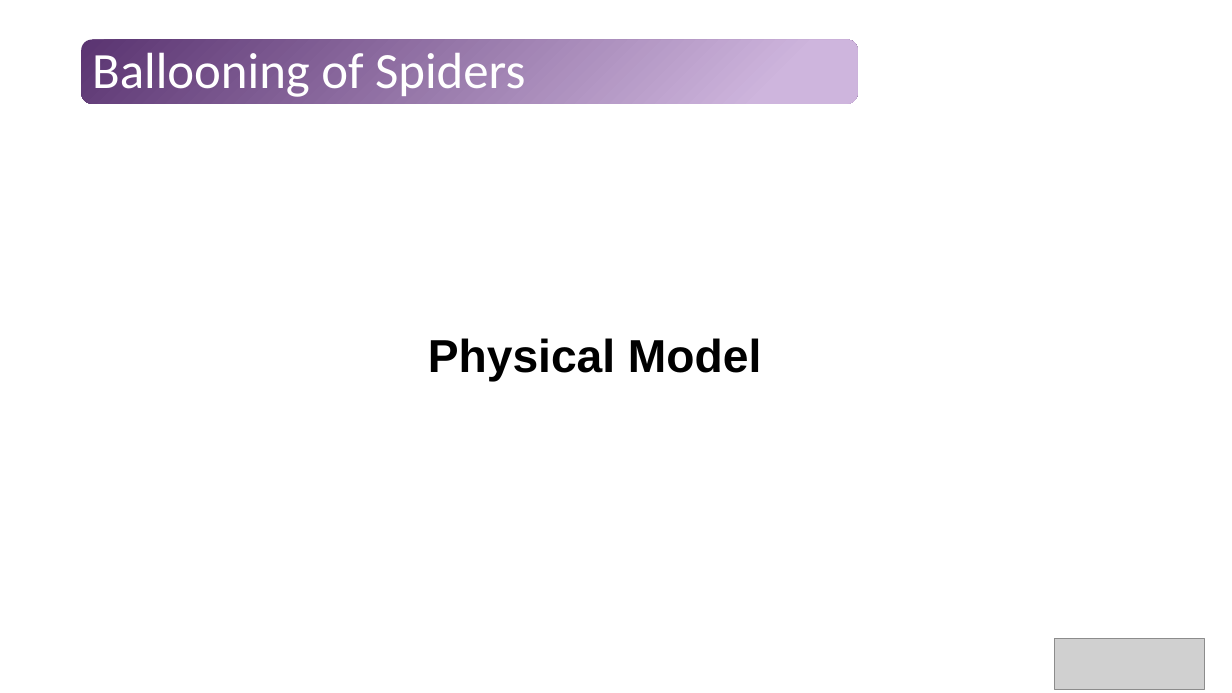
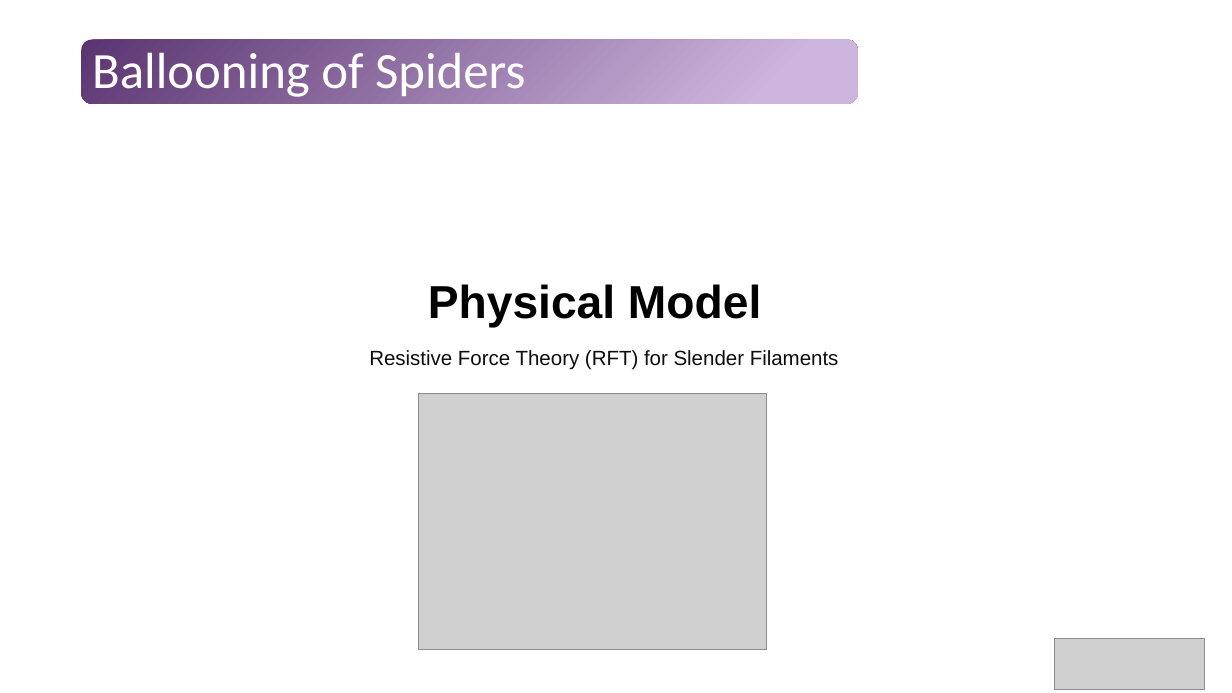
Before and after one commit to Tavi681/PoliPhysics, a slide deck: slide 4 of Tema 1/paper/Tema1.pptx (slide 3 before the commit). Drawn at 1232x693 pixels with LibreOffice and Linux fonts; fonts in the diff are those of the drawing; grey boxes stand for pictures. Boxes give left, top, right and bottom in pixels: in the first picture for what was removed or moved away, otherwise in the second. Text is boxed around its words. In the diff, an @@ line names an element or a change of style, - is before the commit and + after.

```diff
--- a/Tema 1/paper/Tema1.pptx
+++ b/Tema 1/paper/Tema1.pptx
@@ text "Physical Model": place and size @@
-text "Physical Model" at box(428, 338, 761, 381)
+text "Physical Model" at box(428, 284, 761, 328)
@@ text added at box(369, 350, 839, 370), 16 pt, text #0D0D0D @@
+Resistive Force Theory (RFT) for Slender Filaments
@@ picture added at box(419, 394, 766, 650) @@
```
Also in this commit, not shown: 8 slides added, 1 slide removed, 1 other file.
